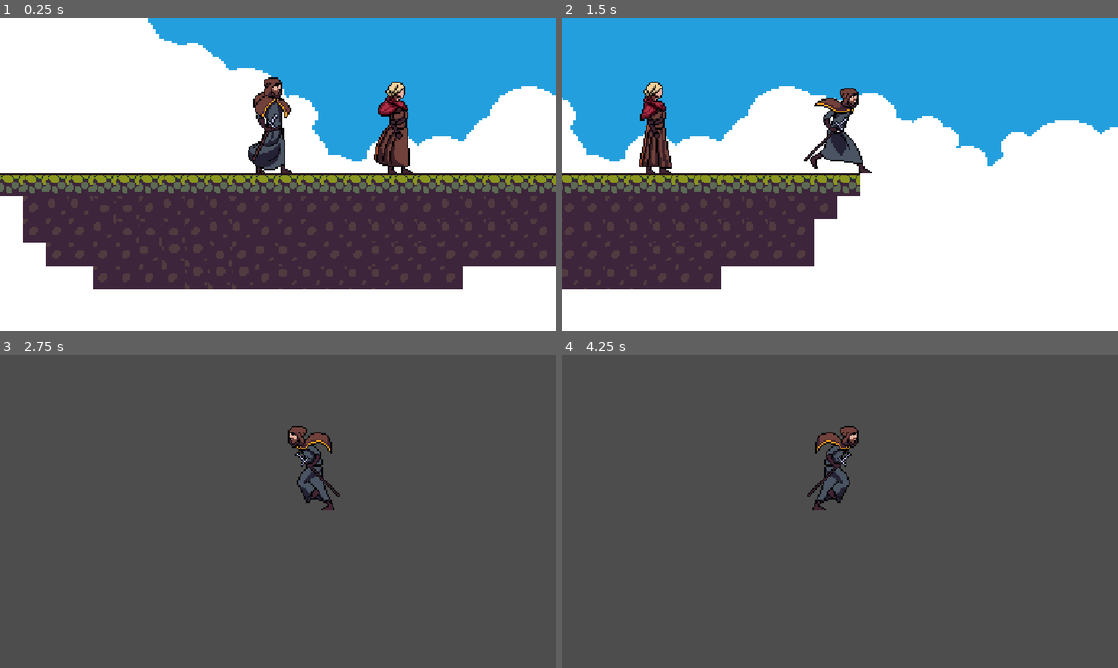
Above: before the commit, frames 1-4 (two rows, left to right).
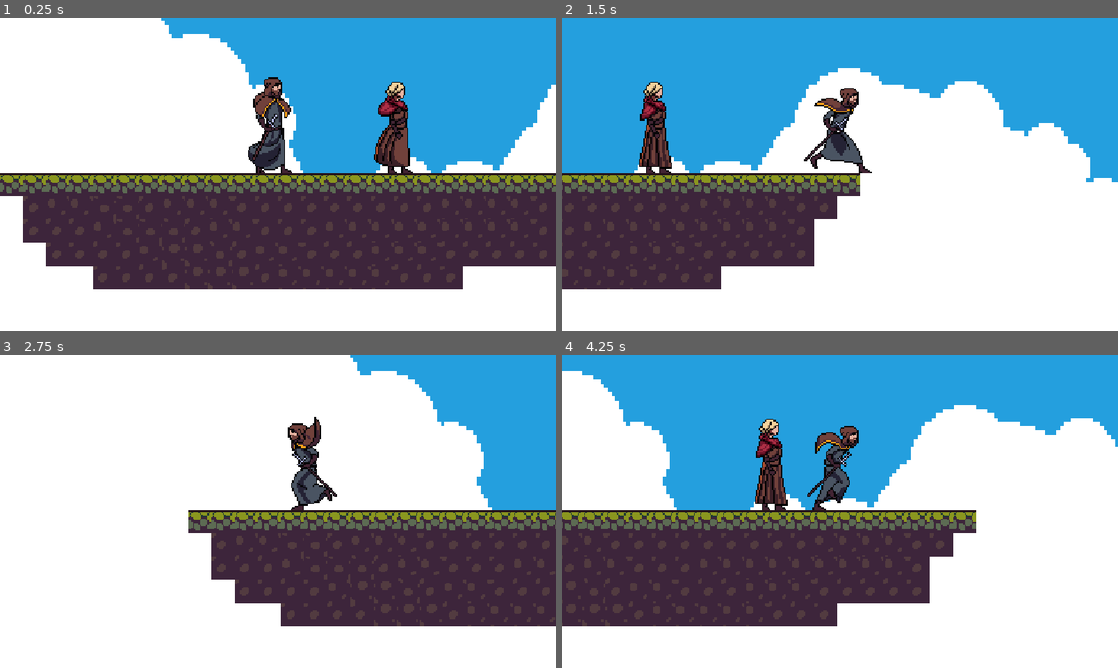
Above: after the commit, the same moments.

Repository: BauBarbero/thefithes
Game: Godot game, scene res://Scenes/training.tscn
Same seed, same stepped clock (60 frames per second), same inputs: the game is played once before the commit and once after it.
Inputs:
- Up to frame 1 (0.25 s): no input
- Up to frame 2 (1.5 s): tap Enter (ui_accept) at 0.5, 0.77 s; hold Right (ui_right) from 0.53 s (still down)
- Up to frame 3 (2.75 s): tap Enter (ui_accept) at 1.52 s; release Right (ui_right) at 2.03 s; hold Left (ui_left) from 2.03 s (still down)
- Up to frame 4 (4.25 s): release Left (ui_left) at 2.78 s; hold Right (ui_right) from 2.78 s (still down); tap Enter (ui_accept) at 3.02, 3.77 s

The runs differ from the first frame. In frame 1, 5.5% of the frame differs, in the area x 26-100%, y 0-50%; in frame 2, 9.3%; in frame 3, 97%, in the area x 0-100%, y 0-100%; in frame 4, 96%.

Commit message:
Killzone

Diff:
--- /dev/null
+++ b/Scenes/dead_zone.tscn
@@ -0,0 +1,16 @@
+[gd_scene format=3 uid="uid://cee8382l21qmq"]
+
+[ext_resource type="Script" uid="uid://bndf52a36p0y5" path="res://Scripts/dead_zone.gd" id="1_gvdog"]
+
+[sub_resource type="RectangleShape2D" id="RectangleShape2D_bno2g"]
+size = Vector2(51.75, 20)
+
+[node name="DeadZone" type="Node2D" unique_id=467521445]
+script = ExtResource("1_gvdog")
+
+[node name="Area2D" type="Area2D" parent="." unique_id=112604787]
+
+[node name="CollisionShape2D" type="CollisionShape2D" parent="Area2D" unique_id=192545238]
+shape = SubResource("RectangleShape2D_bno2g")
+
+[connection signal="body_entered" from="Area2D" to="." method="_on_area_2d_body_entered"]
--- /dev/null
+++ b/Scenes/player.gd
@@ -0,0 +1,2 @@
+extends CharacterBody2D
+class_name player
--- a/Scenes/player.tscn
+++ b/Scenes/player.tscn
@@ -1,5 +1,6 @@
 [gd_scene format=3 uid="uid://cruibhcl2evi7"]
 
+[ext_resource type="Script" uid="uid://dxhxeg6pv0iif" path="res://Scenes/player.gd" id="1_3smsa"]
 [ext_resource type="Texture2D" uid="uid://u20rsp54d7y" path="res://Sprites/Personajes/Fire Wizard/Attack_1.png" id="1_6t5aa"]
 [ext_resource type="Texture2D" uid="uid://b3pm0cy7gpffh" path="res://Sprites/Personajes/Fire Wizard/Idle.png" id="2_vgqql"]
 [ext_resource type="Texture2D" uid="uid://ca7pald10ynru" path="res://Sprites/Personajes/Fire Wizard/Run.png" id="3_fkybt"]
@@ -265,6 +266,7 @@
 radius = 25.019993
 
 [node name="CharacterBody2D" type="CharacterBody2D" unique_id=289482892]
+script = ExtResource("1_3smsa")
 
 [node name="Sprite2D" type="Sprite2D" parent="." unique_id=781250913]
 position = Vector2(10, -65)
--- a/Scenes/training.tscn
+++ b/Scenes/training.tscn
@@ -2,6 +2,7 @@
 
 [ext_resource type="Texture2D" uid="uid://cyeqgsiogmbig" path="res://Sprites/BackgroundBosques/Bosque/1.png" id="1_1ydqc"]
 [ext_resource type="Texture2D" uid="uid://v8vdxvw5fj3o" path="res://Sprites/Titles/1 Tiles/Tileset.png" id="2_urnhv"]
+[ext_resource type="PackedScene" uid="uid://cee8382l21qmq" path="res://Scenes/dead_zone.tscn" id="3_ged4j"]
 [ext_resource type="PackedScene" uid="uid://wr0t35mdlchq" path="res://Scenes/mannequin.tscn" id="3_mpd5x"]
 [ext_resource type="PackedScene" uid="uid://cruibhcl2evi7" path="res://Scenes/player.tscn" id="3_urnhv"]
 
@@ -461,18 +462,22 @@
 [node name="Training" type="Node2D" unique_id=667105507]
 
 [node name="1" type="Sprite2D" parent="." unique_id=1484684587]
-position = Vector2(22, -30.000023)
-scale = Vector2(1.8003472, 1.5709877)
+position = Vector2(4.9999924, -16.999996)
+scale = Vector2(2.5177953, 2.928241)
 texture = ExtResource("1_1ydqc")
+
+[node name="CharacterBody2D2" parent="." unique_id=1289458197 instance=ExtResource("3_mpd5x")]
+position = Vector2(93, -64)
+
+[node name="DeadZone" parent="CharacterBody2D2" unique_id=467521445 instance=ExtResource("3_ged4j")]
+position = Vector2(-110.44, 168)
+scale = Vector2(35.845, 1.005)
 
 [node name="TileMap" type="TileMap" parent="." unique_id=1361629999]
 tile_set = SubResource("TileSet_cthwq")
 format = 2
 layer_0/tile_data = PackedInt32Array(65524, 262144, 6, 65525, 262144, 6, 65526, 262144, 6, 65527, 262144, 6, 65528, 262 …(1935 unchanged characters)…
 
-[node name="CharacterBody2D" parent="TileMap" unique_id=1289458197 instance=ExtResource("3_mpd5x")]
-position = Vector2(93, -64)
-
 [node name="CharacterBody2D" parent="." unique_id=289482892 instance=ExtResource("3_urnhv")]
 
 [node name="Camera2D" type="Camera2D" parent="CharacterBody2D" unique_id=2059277601]
--- /dev/null
+++ b/scripts/dead_zone.gd
@@ -0,0 +1,8 @@
+extends Node2D
+class_name deadzone
+
+
+
+func _on_area_2d_body_entered(body: Node2D) -> void:
+	if body is player:
+		get_tree().reload_current_scene()
Not shown, added: Scenes/player.gd.uid
Not shown, added: scripts/dead_zone.gd.uid
